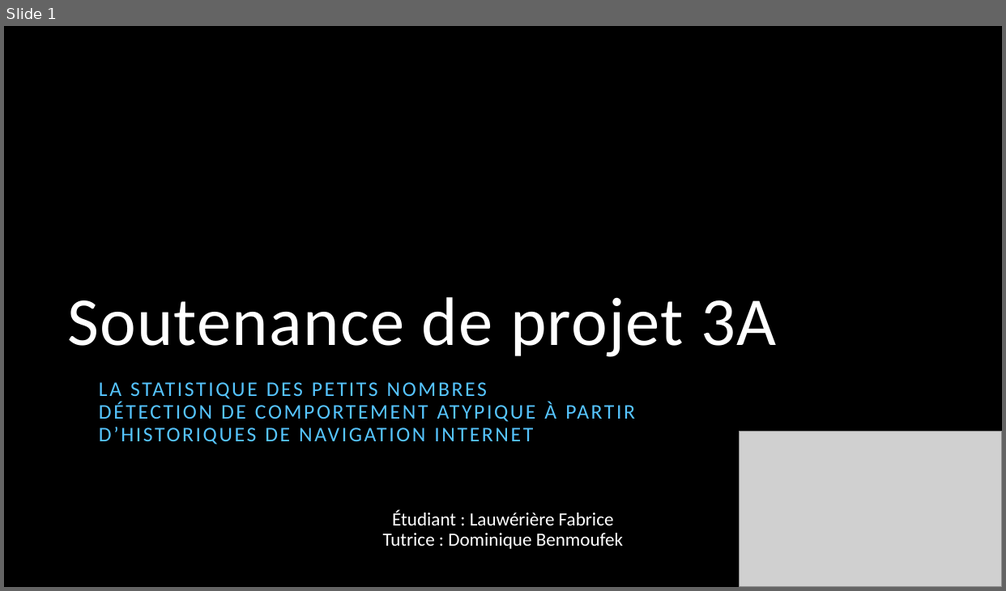
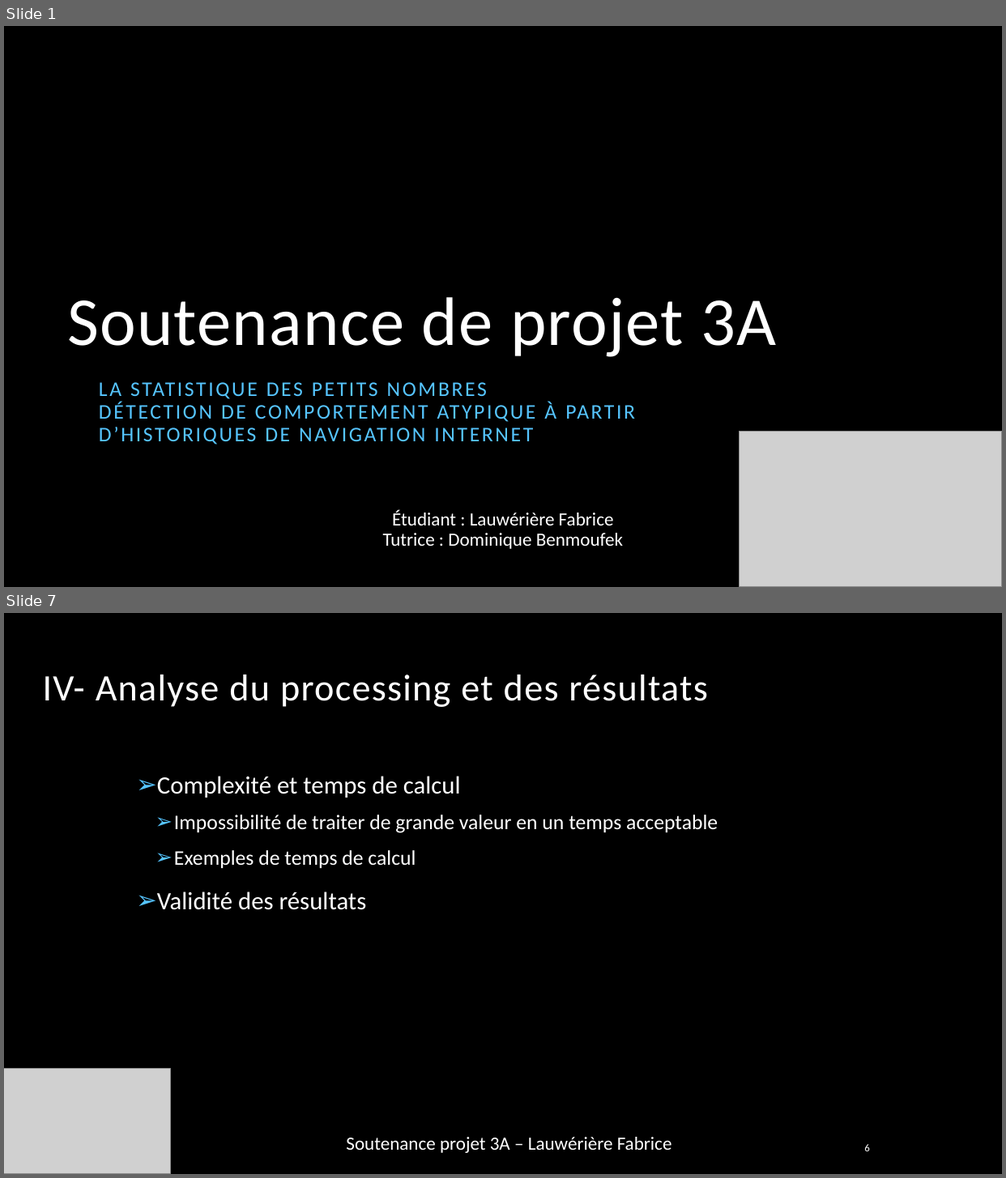
Before and after one commit to fabrice-lauweriere/projet3a-AtypicDetection, a slide deck: Documents/soutenance/soutenanceProjet3A.pptx. Shown one above the other, each under a label of ours: slide 1 before the commit, slides 1 and 7 after it; the slides between them are not shown. The pictures are 1006x591 and 1006x1178 pixels, drawn with LibreOffice and Linux fonts; fonts in the diff are those of the drawing; grey boxes stand for pictures; background and template pictures are left out. Boxes give left, top, right and bottom in pixels: in the first picture for what was removed or moved away, otherwise in the second. Text is boxed around its words. In the diff, an @@ line names an element or a change of style, - is before the commit and + after.

```diff
--- a/Documents/soutenance/soutenanceProjet3A.pptx
+++ b/Documents/soutenance/soutenanceProjet3A.pptx
@@ slide 7 added at (4,613,1002,1174), background picture (left out) @@
@@ title added at (43,675,707,707), 36 pt, text #FFFFFF @@
+IV- Analyse du processing et des résultats
@@ text added at (157,776,718,910), 20 pt, text #FFFFFF @@
+➢ Complexité et temps de calcul
+  ➢ Impossibilité de traiter de grande valeur en un temps acceptable
+  ➢ Exemples de temps de calcul
+➢ Validité des résultats
@@ picture added at (4,1068,170,1174) @@
@@ text added at (346,1137,672,1153), 18 pt, text #FFFFFF @@
+Soutenance projet 3A – Lauwérière Fabrice
@@ page number added at (864,1144,869,1152), 10 pt, text #FFFFFF @@
+6
```
Also in this commit, not shown: 6 other slides added, 17 other files.
